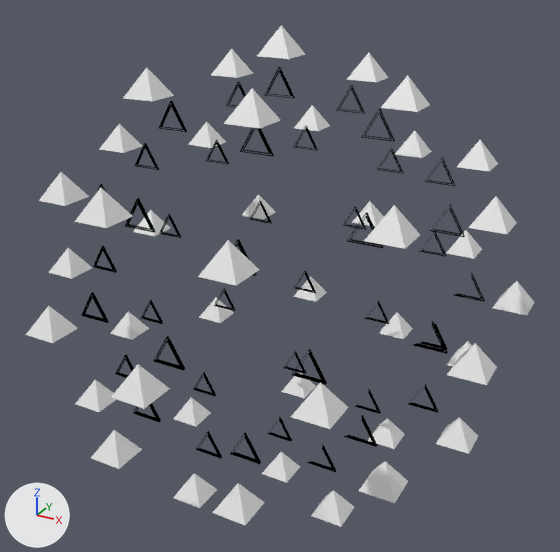
An edit to the Blender file var/shapes.blend, drawn before and after from the same camera.
One viewpoint serves both versions: a 50 mm lens placed at (15.1, -27.5, 13.7), pointed at (0.0, 0.1, -0.1). Every picture has the same lights, and +X, +Y and +Z are marked at lower left. The same objects are shown in both versions, whatever each file hides.
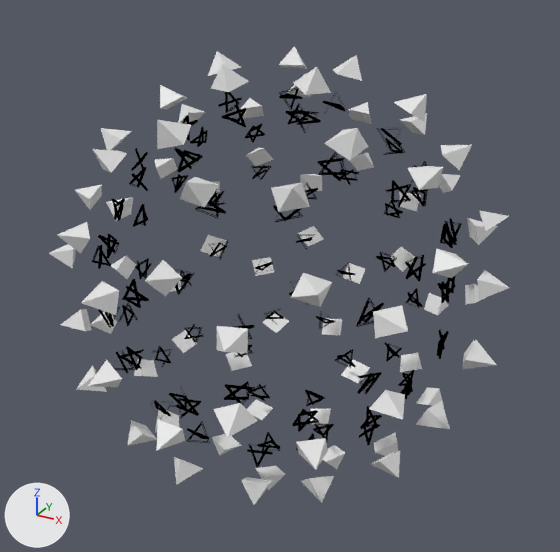
Location of each change, (x1, y1, x2, y2) in pixels of the pictures (560 x 552 px):
```json
{"object": "Icosphere.001", "change": "surface changed", "before": [26, 25, 534, 527], "after": [26, 25, 534, 527]}
{"object": "Icosphere", "change": "surface changed", "before": [81, 67, 485, 472], "after": [81, 67, 485, 472]}
```

The change, as JSON lines over the scene's bpy script:
```json
{"op": "set", "path": "ob_icosphere_001.instance_type", "old": "'VERTS'", "new": "'FACES'"}
{"op": "add", "block": "ob_icosphere_001", "code": "ob_icosphere_001.use_instance_faces_scale = True"}
{"op": "add", "block": "ob_icosphere_001", "code": "ob_icosphere_001.instance_faces_scale = 20.0"}
{"op": "set", "path": "ob_icosphere.instance_type", "old": "'VERTS'", "new": "'FACES'"}
{"op": "add", "block": "ob_icosphere", "code": "ob_icosphere.use_instance_faces_scale = True"}
{"op": "add", "block": "ob_icosphere", "code": "ob_icosphere.instance_faces_scale = 20.0"}
```
